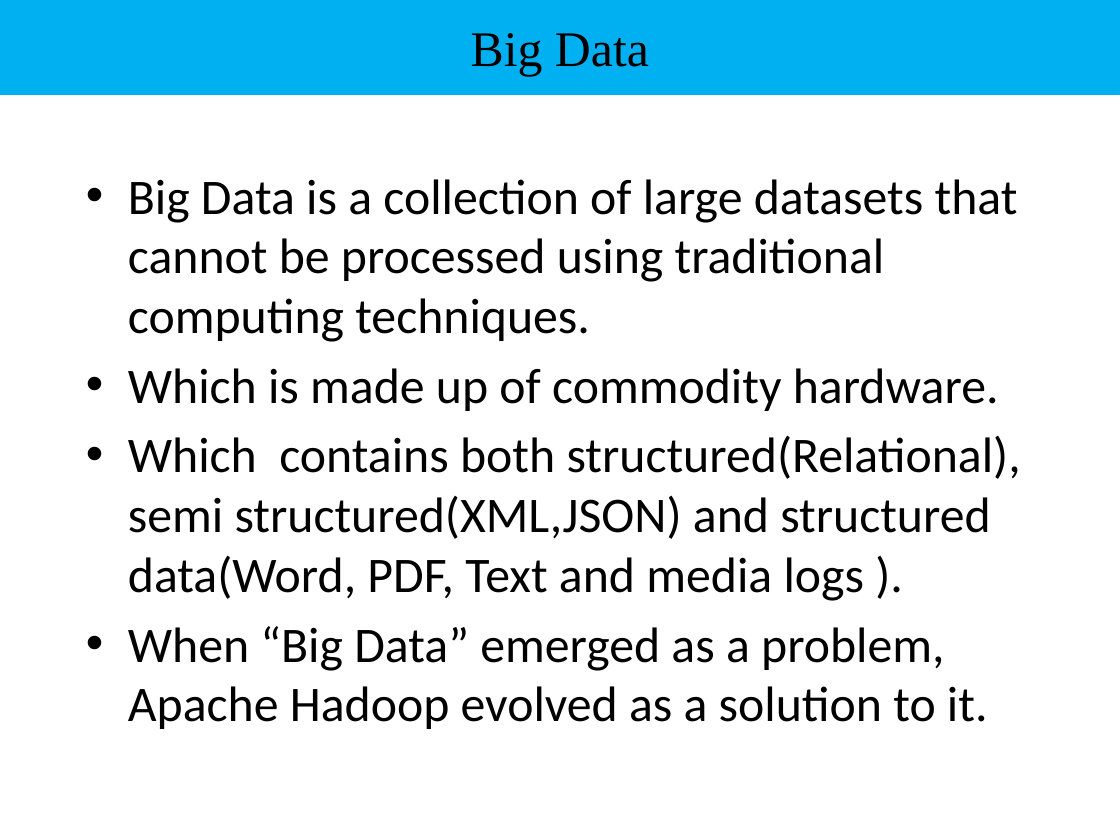
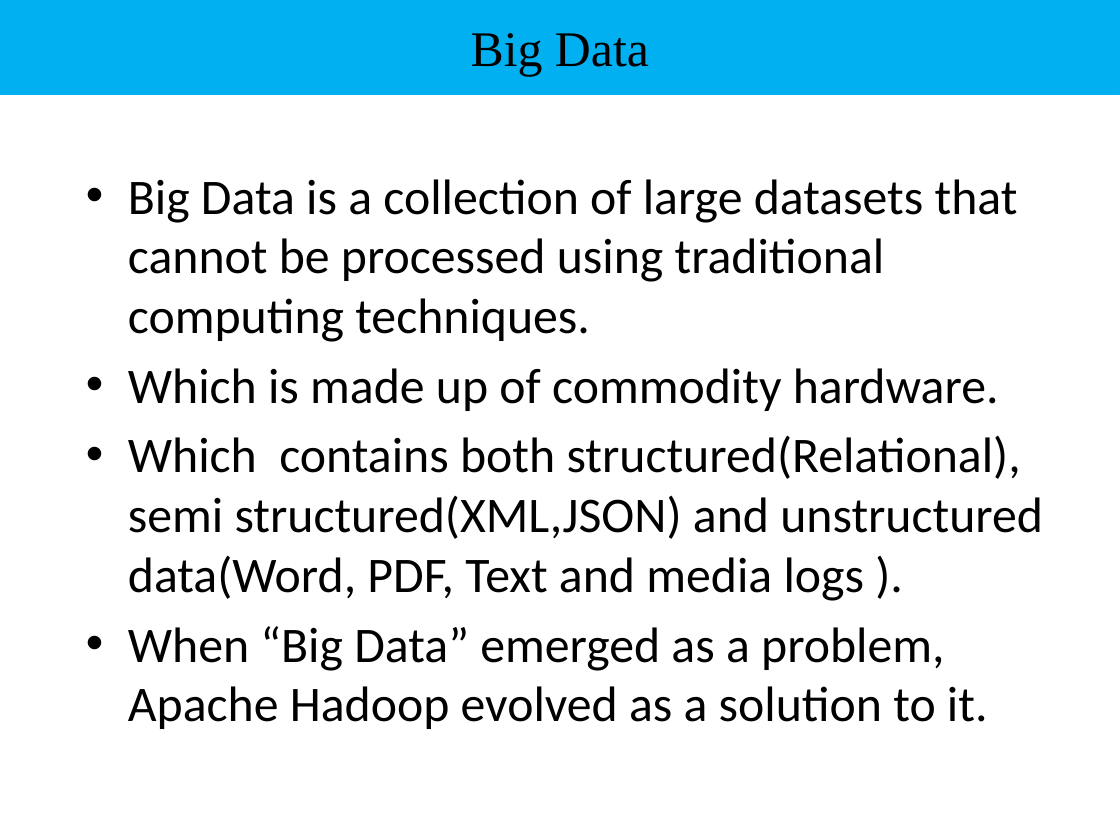
Before and after one commit to anittajoseph/BigData-Final-Project-H1B-Visa-Data-Analysis, a slide deck: slide 6 of Analyzing H1b visa data using Hadoop Ecosystem.pptx. Drawn at 1120x840 pixels with LibreOffice and Linux fonts; fonts in the diff are those of the drawing. Boxes give left, top, right and bottom in pixels: in the first picture for what was removed or moved away, otherwise in the second. Text is boxed around its words. In the diff, an @@ line names an element or a change of style, - is before the commit and + after.

```diff
--- a/Analyzing H1b visa data using Hadoop Ecosystem.pptx
+++ b/Analyzing H1b visa data using Hadoop Ecosystem.pptx
@@ text at (128, 436, 1043, 601): text changed @@
-• Which contains both structured(Relational), semi structured(XML,JSON) and structured data(Word, PDF, Text and media logs ).
+• Which contains both structured(Relational), semi structured(XML,JSON) and unstructured data(Word, PDF, Text and media logs ).
```
Also in this commit, not shown: 4 other slides changed, 2 slides removed, 1 other file.
